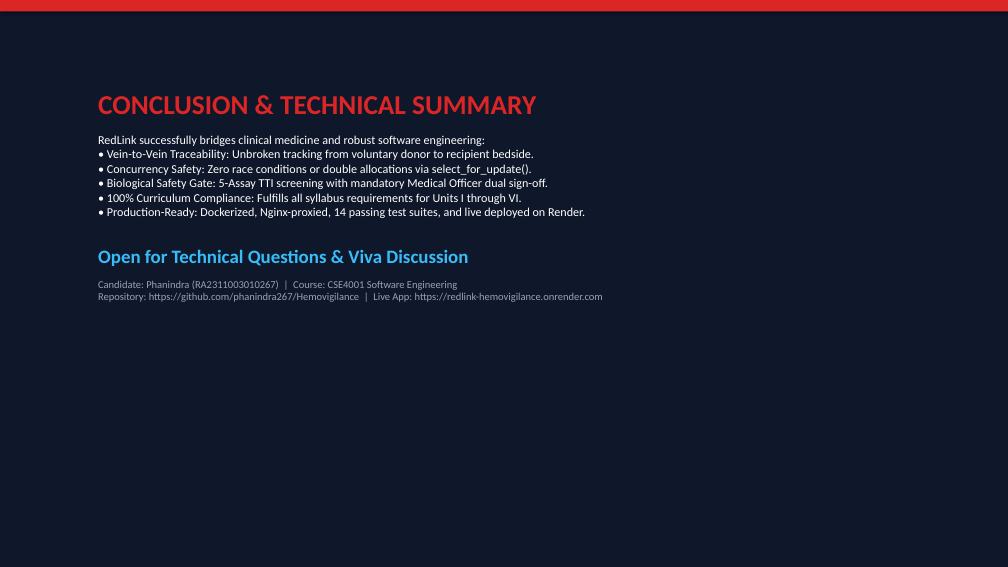
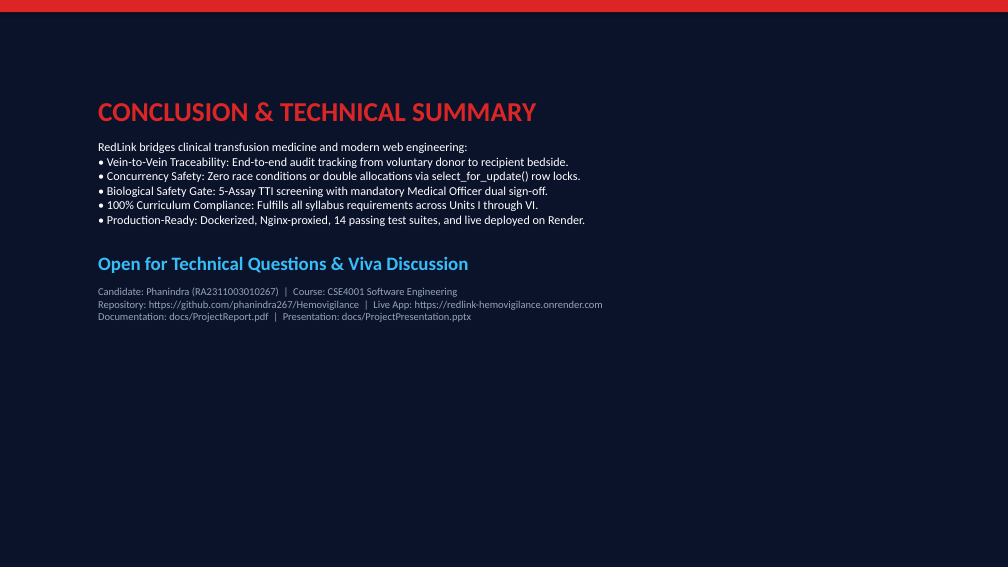
Before and after one commit to phanindra267/Hemovigilance, a slide deck: slide 24 of docs/ProjectPresentation.pptx (slide 22 before the commit). Drawn at 1008x567 pixels with LibreOffice and Linux fonts; fonts in the diff are those of the drawing. Boxes give left, top, right and bottom in pixels: in the first picture for what was removed or moved away, otherwise in the second. Text is boxed around its words. In the diff, an @@ line names an element or a change of style, - is before the commit and + after.

Commit message:
feat(presentation): completely redesign 24-slide master presentation with interactive navigation, 15 embedded graphics, and modern aesthetics

```diff
--- a/docs/ProjectPresentation.pptx
+++ b/docs/ProjectPresentation.pptx
@@ rectangle at (x1=0, y1=0, x2=1008, y2=567): fill #0F172A to #0B132B @@
@@ text "CONCLUSION & TECHNICAL SUMMARY" moved from (x1=98, y1=96, x2=603, y2=302) to (x1=98, y1=103, x2=603, y2=322) @@
@@ text at (x1=98, y1=142, x2=585, y2=226): text changed @@
-RedLink successfully bridges clinical medicine and robust software engineering:
-• Vein-to-Vein Traceability: Unbroken tracking from voluntary donor to recipient bedside.
-• Concurrency Safety: Zero race conditions or double allocations via select_for_update().
-• Biological Safety Gate: 5-Assay TTI screening with mandatory Medical Officer dual sign-off.
-• 100% Curriculum Compliance: Fulfills all syllabus requirements for Units I through VI.
-• Production-Ready: Dockerized, Nginx-proxied, 14 passing test suites, and live deployed on Render.
+RedLink bridges clinical transfusion medicine and modern web engineering:
+• Vein-to-Vein Traceability: End-to-end audit tracking from voluntary donor to recipient bedside.
+• Concurrency Safety: Zero race conditions or double allocations via select_for_update() row locks.
+• Biological Safety Gate: 5-Assay TTI screening with mandatory Medical Officer dual sign-off.
+• 100% Curriculum Compliance: Fulfills all syllabus requirements across Units I through VI.
+• Production-Ready: Dockerized, Nginx-proxied, 14 passing test suites, and live deployed on Render.
@@ text at (x1=98, y1=287, x2=603, y2=322): text changed @@
-Candidate: Phanindra (RA2311003010267) | Course: CSE4001 Software Engineering
-Repository: https://github.com/phanindra267/Hemovigilance | Live App: https://redlink-hemovigilance.onrender.com
+Candidate: Phanindra (RA2311003010267) | Course: CSE4001 Software Engineering
+Repository: https://github.com/phanindra267/Hemovigilance | Live App: https://redlink-hemovigilance.onrender.com
+Documentation: docs/ProjectReport.pdf | Presentation: docs/ProjectPresentation.pptx
```
Also in this commit, not shown: 21 other slides changed, 2 slides added, 5 other files.
